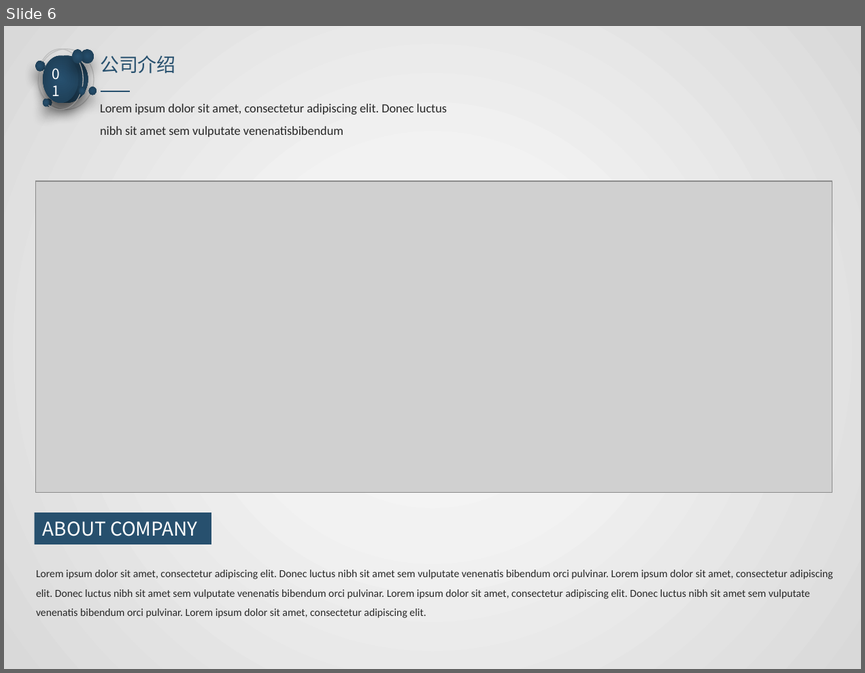
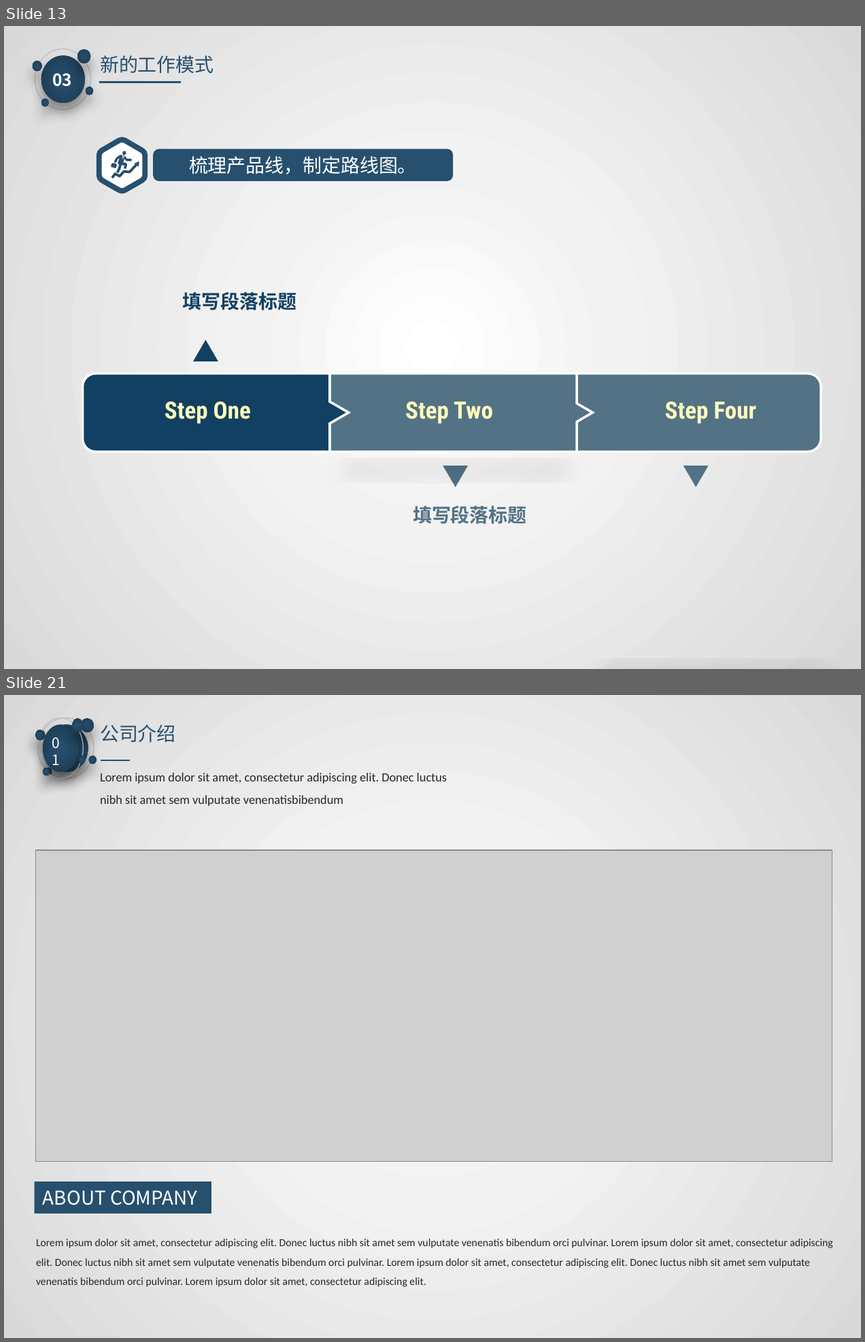
Before and after one commit to watermoonlx/presentation, a slide deck: [PO]PR Approval Control Panel.pptx. Shown one above the other, each under a label of ours: slide 6 before the commit, slides 13 and 21 after it; the slides between them are not shown. The pictures are 865x673 and 865x1342 pixels, drawn with LibreOffice and Linux fonts; fonts in the diff are those of the drawing; grey boxes stand for pictures. Boxes give left, top, right and bottom in pixels: in the first picture for what was removed or moved away, otherwise in the second. Text is boxed around its words. In the diff, an @@ line names an element or a change of style, - is before the commit and + after.

```diff
--- a/[PO]PR Approval Control Panel.pptx
+++ b/[PO]PR Approval Control Panel.pptx
@@ slide 13 added at [4,26,861,669], background gradient #FFFFFF to #F2F2F2 to #D9D9D9 @@
@@ text added at [100,55,213,73], 16 pt, text #27506E @@
+新的工作模式
@@ text added at [52,73,72,87], 14 pt, text #FFFFFF, bold @@
+03
@@ group added at [33,49,93,110]: 6 ellipses @@
@@ line added from (99, 82) to (181, 82), #27506E 1.5 pt @@
@@ group added at [99,139,145,191]: 5 freeform shapes @@
@@ rounded rectangle added at [154,149,452,180], fill #27506E, outline #27506E 1.5 pt, 16 pt, text #FFFFFF @@
+梳理产品线，制定路线图。
@@ text added at [183,292,296,310], 16 pt, text #124062, bold @@
+填写段落标题
@@ triangle added at [193,339,218,361], fill #124062 @@
@@ freeform shape added at [82,373,348,452], fill #124062, outline #FFFFFF 2 pt @@
@@ freeform shape added at [330,373,593,451], fill #537285, outline #FFFFFF 2 pt @@
@@ round same rect added at [573,373,820,452], fill #537285, outline #FFFFFF 2 pt @@
@@ text added at [164,401,251,423], 20 pt, text #FEFABC, bold @@
+Step One
@@ text added at [405,401,493,423], 20 pt, text #FEFABC, bold @@
+Step Two
@@ text added at [665,401,757,423], 20 pt, text #FEFABC, bold @@
+Step Four
@@ triangle added at [443,465,468,487], fill #537285 @@
@@ triangle added at [683,465,708,487], fill #537285 @@
@@ text added at [413,505,526,524], 16 pt, text #537285, bold @@
+填写段落标题
@@ what was slide 6 is now slide 21 @@
```
Also in this commit, not shown: 4 slides changed, 15 other slides added, 1 slide removed, 13 other files.
